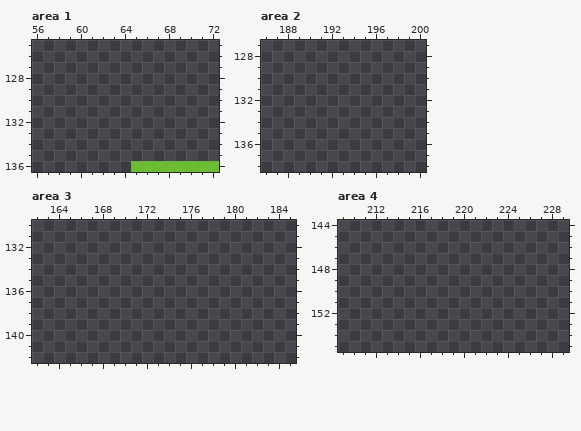
File history of a pixel-art file, testWeaver.aseprite. This is how it looked before the edit.
300x200 pixels, 1 frame. Colours within 5 levels of each other are drawn and written as one. Shown: area 1: x 56..72, y 125..136; area 2: x 186..200, y 127..138; area 3: x 162..185, y 130..142; area 4: x 209..229, y 144..155. The commit also changed other parts of the picture, which this record leaves out.
After the commit:
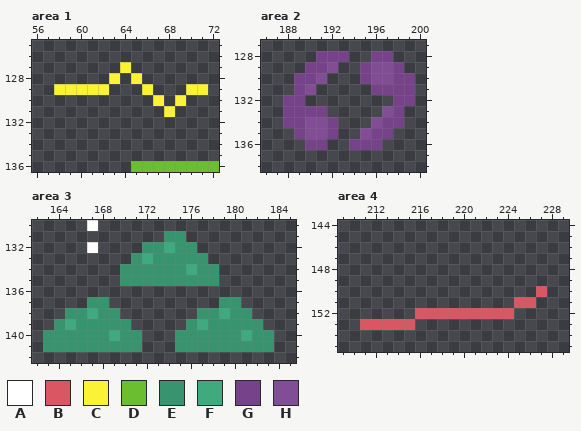
Palette (. is transparent): A #ffffff  B #d95763  C #fbf236  D #6abe30  E #37946e  F #3eaa7e  G #76428a  H #814d95
What changed:
{"where": "area 1, layer \"Layer 2\""}
{"y":127,"x":64,"old":".","new":"C"}
{"y":128,"x":63,"old":".","new":"C"}
{"y":128,"x":65,"old":".","new":"C"}
{"y":129,"x":58,"old":".....","new":"CCCCC"}
{"y":129,"x":66,"old":".","new":"C"}
{"y":129,"x":70,"old":"..","new":"CC"}
{"y":130,"x":67,"old":".","new":"C"}
{"y":130,"x":69,"old":".","new":"C"}
{"y":131,"x":68,"old":".","new":"C"}
{"where": "area 2, layer \"Layer 2\""}
{"y":128,"x":191,"old":"...","new":"GGG"}
{"y":128,"x":196,"old":"..","new":"GG"}
{"y":129,"x":190,"old":"...","new":"GGH"}
{"y":129,"x":195,"old":"....","new":"GHHG"}
{"y":130,"x":189,"old":"...","new":"GGH"}
{"y":130,"x":195,"old":".....","new":"GHHGG"}
{"y":131,"x":189,"old":"..","new":"GH"}
{"y":131,"x":196,"old":"....","new":"GGGG"}
{"y":132,"x":188,"old":"..","new":"GG"}
{"y":132,"x":198,"old":"..","new":"GG"}
{"y":133,"x":188,"old":"....","new":"GGGG"}
{"y":133,"x":197,"old":"..","new":"HG"}
{"y":134,"x":188,"old":".....","new":"GGHHG"}
{"y":134,"x":196,"old":"...","new":"HGG"}
{"y":135,"x":189,"old":"....","new":"GHHG"}
{"y":135,"x":195,"old":"...","new":"HGG"}
{"y":136,"x":190,"old":"..","new":"GG"}
{"y":136,"x":194,"old":"...","new":"GGG"}
{"where": "area 3, layer \"Layer 2\""}
{"y":130,"x":167,"old":".","new":"A"}
{"y":131,"x":174,"old":"..","new":"EE"}
{"y":132,"x":167,"old":".","new":"A"}
{"y":132,"x":172,"old":".....","new":"EEFEE"}
{"y":133,"x":171,"old":".......","new":"EFEEEEE"}
{"y":134,"x":170,"old":".........","new":"EEEEEEFEE"}
{"y":135,"x":170,"old":".........","new":"EEEEEEEEE"}
{"y":137,"x":167,"old":"..","new":"EE"}
{"y":137,"x":179,"old":"..","new":"EE"}
{"y":138,"x":165,"old":".....","new":"EEFEE"}
{"y":138,"x":177,"old":".....","new":"EEFEE"}
{"y":139,"x":164,"old":".......","new":"EFEEEEE"}
{"y":139,"x":176,"old":".......","new":"EFEEEEE"}
{"y":140,"x":163,"old":".........","new":"EEEEEEFEE"}
{"y":140,"x":175,"old":".........","new":"EEEEEEFEE"}
{"y":141,"x":163,"old":".........","new":"EEEEEEEEE"}
{"y":141,"x":175,"old":".........","new":"EEEEEEEEE"}
{"where": "area 4, layer \"Layer 2\""}
{"y":150,"x":227,"old":".","new":"B"}
{"y":151,"x":225,"old":"..","new":"BB"}
{"y":152,"x":216,"old":".........","new":"BBBBBBBBB"}
{"y":153,"x":211,"old":".....","new":"BBBBB"}
{"label":"added","picture_box":[54,62,208,117]}
{"label":"added","picture_box":[283,51,415,150]}
{"label":"added","picture_box":[43,220,274,352]}
{"label":"added","picture_box":[360,286,547,330]}
